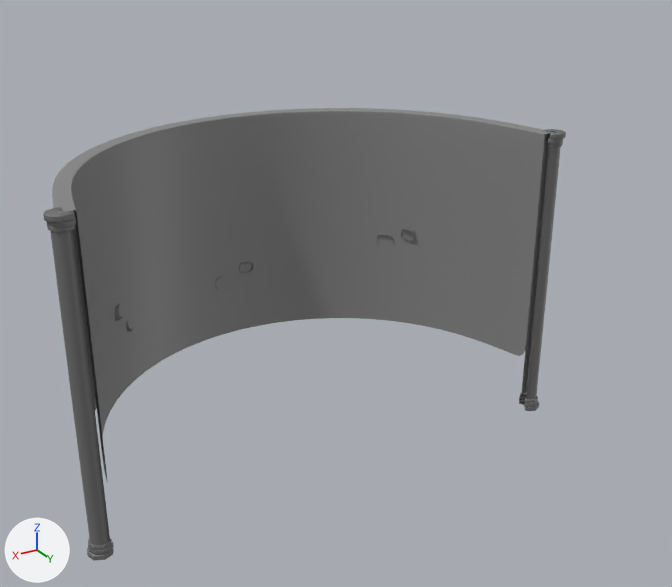
Two versions of the FBX model Assets/Bluebeard/3D Models/RoundWallAsset.fbx, one commit apart.
The view is the same before and after, from a 50 mm camera at (6.59, 10.8, 7.51) aimed at (-0.4, -0.84, 1.69). The axes (+X, +Y, +Z) are drawn at lower left. The lights are the same throughout. Where no turn or scale is listed for an object, it has been applied to the vertices.
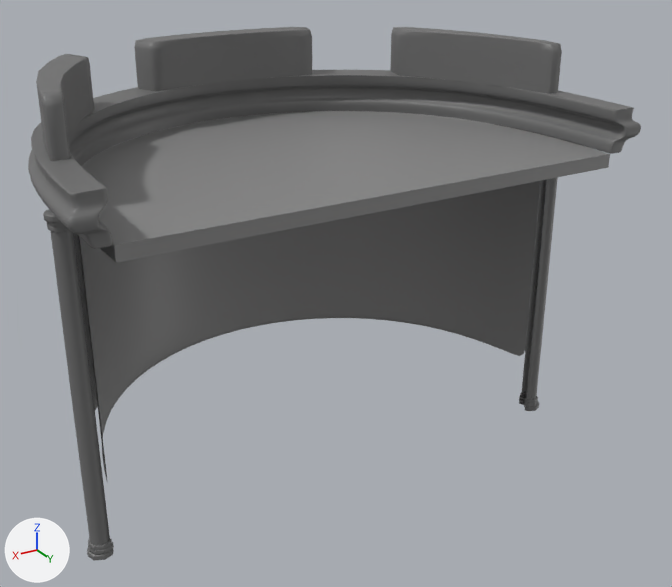
Commit message: Adjusted round tower top

Edits to the scene script, one JSON object a line:
```json
{"op": "add", "block": "me_cylinder_025", "code": ["me_cylinder_025 = bpy.data.meshes.new('Cylinder.025')", "me_cylinder_025.from_pydata(...)  # 30 vertices, 18 faces; spans x -3.78..3.78, y -3.83..1.39, z 3.79..3.99", "me_cylinder_025.materials.append(mat_lightgreystone)  # grey #878787"]}
{"op": "add", "block": "me_mesh_002", "code": ["me_mesh_002 = bpy.data.meshes.new('Mesh.002')", "me_mesh_002.from_pydata(...)  # 3874 vertices, 3872 faces; spans x -4.25..4.25, y -4.14..1.49, z -0.06..0.59", "me_mesh_002.materials.append(mat_darkgreystone)  # dark grey #6e6e6e"]}
{"op": "add", "block": "me_mesh_003", "code": ["me_mesh_003 = bpy.data.meshes.new('Mesh.003')", "me_mesh_003.from_pydata(...)  # 345 vertices, 312 faces; spans x -3.98..3.98, y -3.98..0.0, z 0.58..1.35", "me_mesh_003.materials.append(mat_darkgreystone)  # dark grey #6e6e6e"]}
{"op": "add", "block": "ob_cylinder_026", "code": ["ob_cylinder_026 = bpy.data.objects.new('Cylinder.026', me_cylinder_025)", "ob_cylinder_026.location = (0.0, 0.0, 0.0)"]}
{"op": "add", "block": "ob_cylinder_027", "code": ["ob_cylinder_027 = bpy.data.objects.new('Cylinder.027', me_mesh_002)", "ob_cylinder_027.location = (0.0, 0.0, 4.05)"]}
{"op": "add", "block": "ob_cylinder_028", "code": ["ob_cylinder_028 = bpy.data.objects.new('Cylinder.028', me_mesh_003)", "ob_cylinder_028.location = (0.0, 0.0, 4.05)"]}
```

Pixel boxes (x1, y1, x2, y2) of what changed, in the pictures (672 x 587 px):
```json
{"object": "Cylinder.026", "change": "added", "after": [83, 112, 610, 263]}
{"object": "Cylinder.027", "change": "added", "after": [28, 70, 641, 249]}
{"object": "Cylinder.028", "change": "added", "after": [36, 27, 562, 161]}
```
